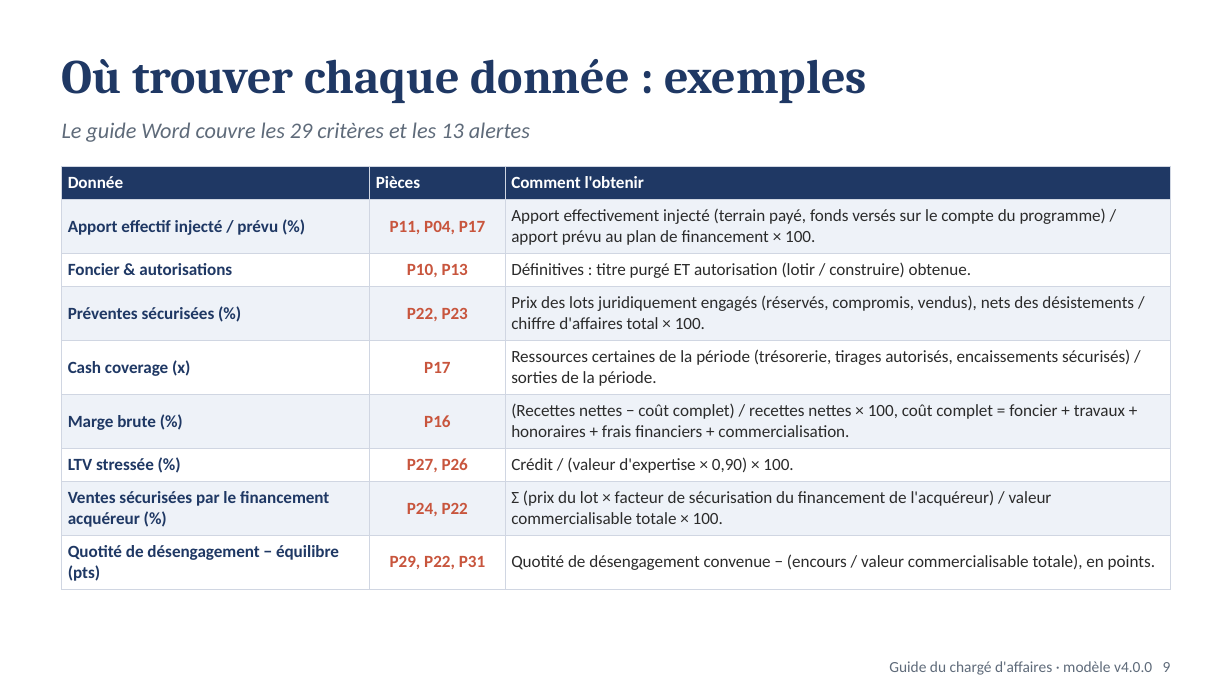
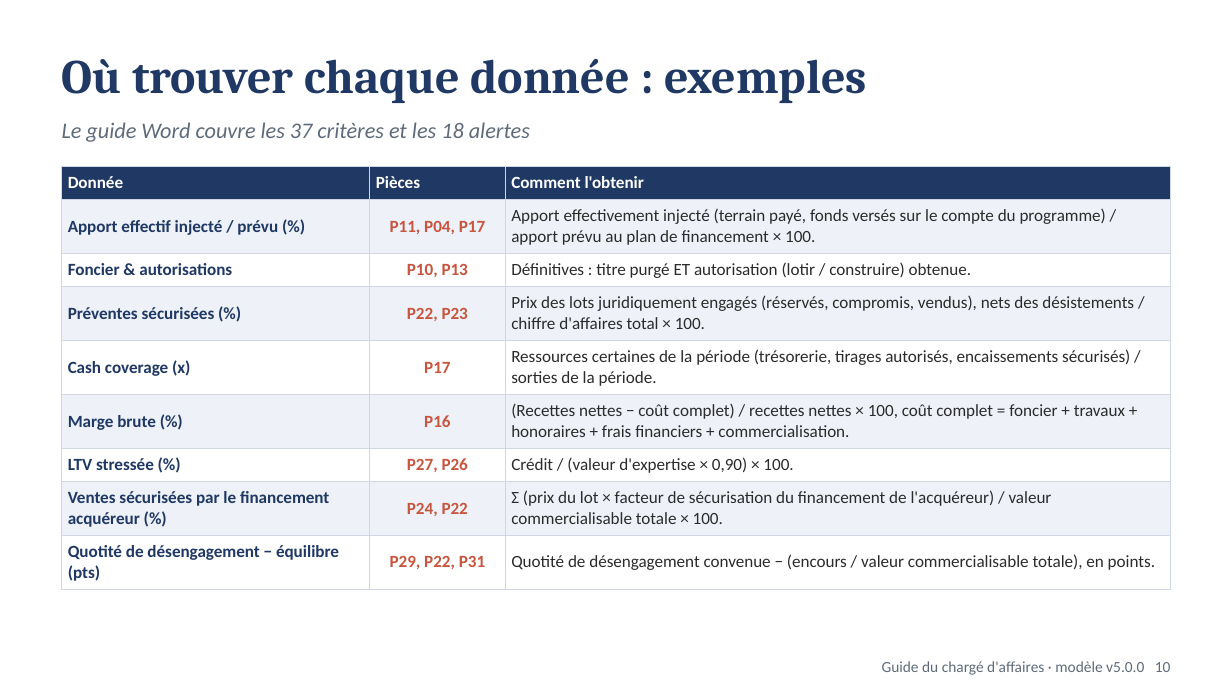
Before and after one commit to tariqeddoumi/pi-scoring-claude, a slide deck: slide 10 of docs/Guide_Charge_Affaires_Formation.pptx (slide 9 before the commit). Drawn at 1232x693 pixels with LibreOffice and Linux fonts; fonts in the diff are those of the drawing. Boxes give left, top, right and bottom in pixels: in the first picture for what was removed or moved away, otherwise in the second. Text is boxed around its words. In the diff, an @@ line names an element or a change of style, - is before the commit and + after.

```diff
--- a/docs/Guide_Charge_Affaires_Formation.pptx
+++ b/docs/Guide_Charge_Affaires_Formation.pptx
@@ text at bbox=[62, 122, 530, 142]: text changed @@
-Le guide Word couvre les 29 critères et les 13 alertes
+Le guide Word couvre les 37 critères et les 18 alertes
@@ text at bbox=[882, 661, 1171, 675]: text changed @@
-Guide du chargé d'affaires · modèle v4.0.0 9
+Guide du chargé d'affaires · modèle v5.0.0 10
```
Also in this commit, not shown: 14 other slides changed, 1 slide added, 24 other files.
